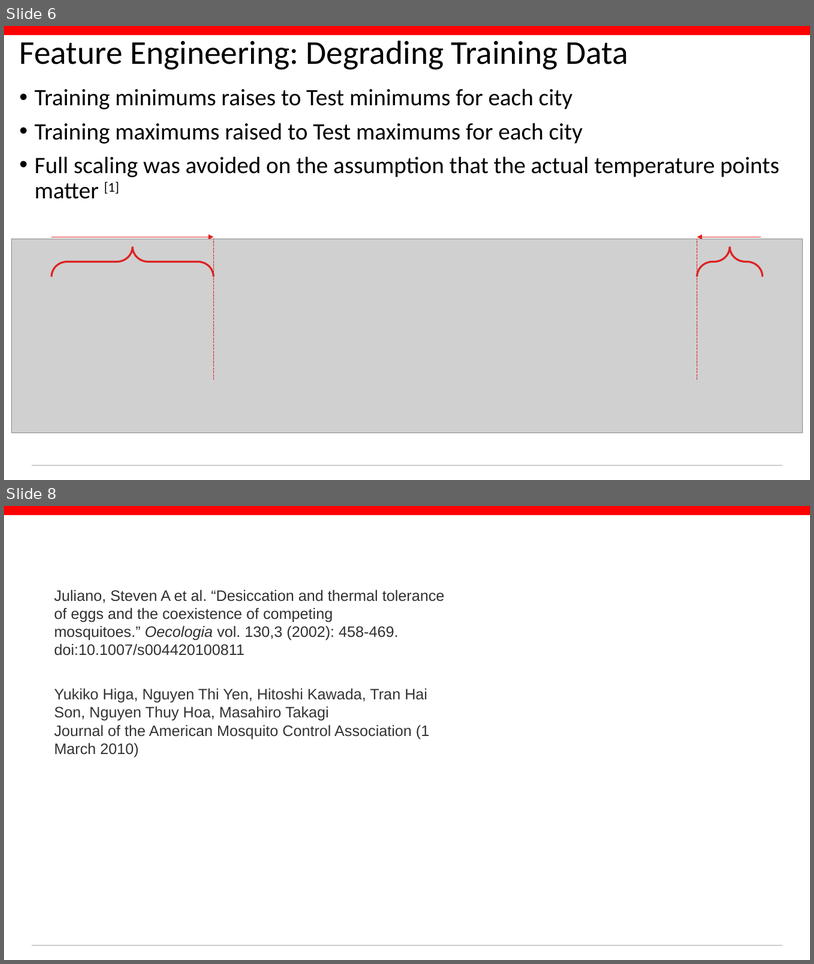
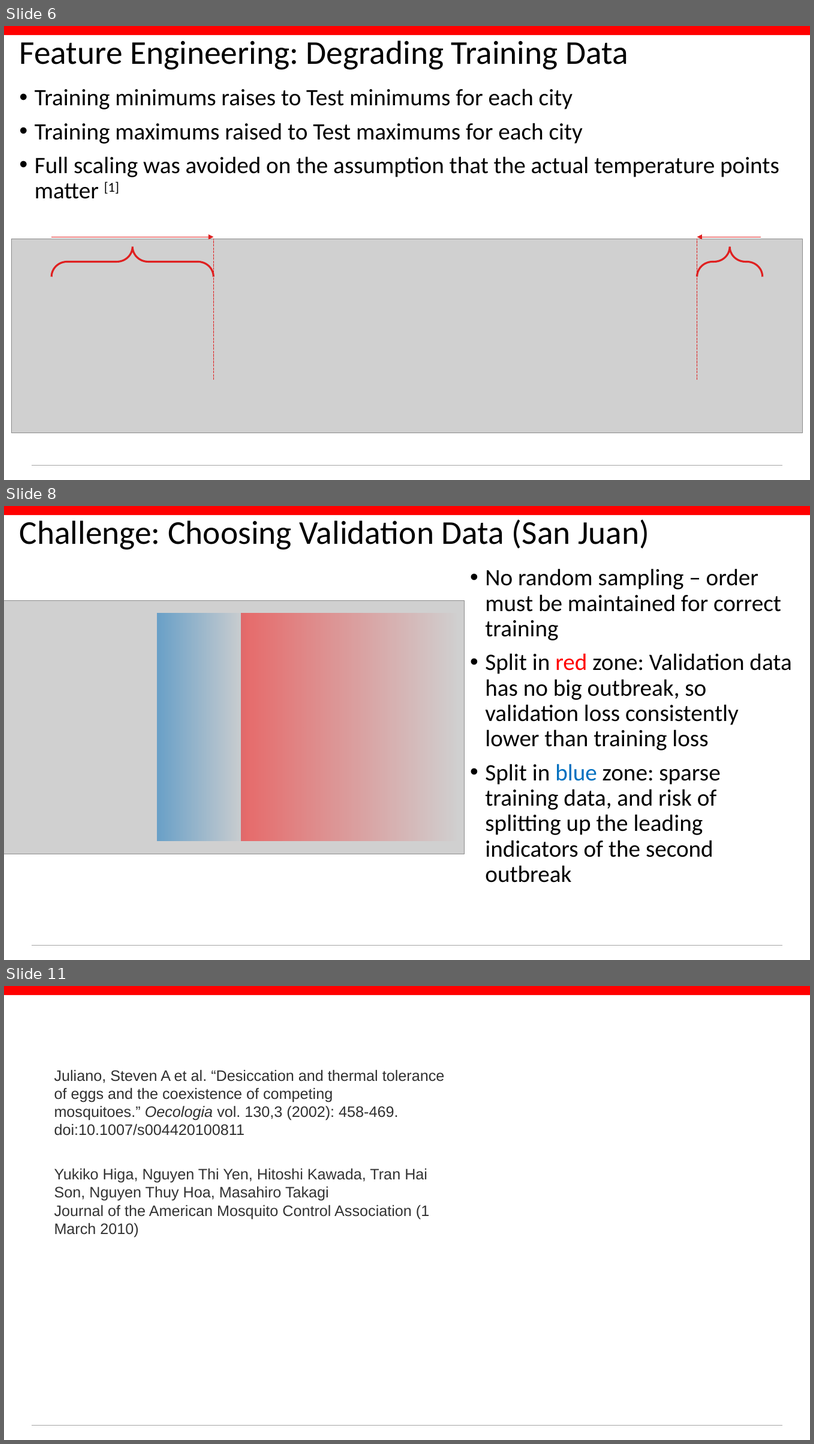
Before and after one commit to conditg/deng-ai, a slide deck: DengAI.pptx. Shown one above the other, each under a label of ours: slides 6 and 8 before the commit, slides 6, 8 and 11 after it; the slides between them are not shown. The pictures are 814x964 and 814x1444 pixels, drawn with LibreOffice and Linux fonts; fonts in the diff are those of the drawing; grey boxes stand for pictures; background and template pictures are left out. Boxes give left, top, right and bottom in pixels: in the first picture for what was removed or moved away, otherwise in the second. Text is boxed around its words. In the diff, an @@ line names an element or a change of style, - is before the commit and + after.

Commit message:
Walk Forward Validation demonstrated

```diff
--- a/DengAI.pptx
+++ b/DengAI.pptx
@@ slide 8 added at box(4, 506, 810, 960), background #FFFFFF; not listed: 2 template elements that a slide beside it also shows @@
@@ title added at box(20, 519, 650, 550), 39.6 pt, text #000000 @@
+Challenge: Choosing Validation Data (San Juan)
@@ text added at box(485, 568, 792, 882), 28 pt, text #000000 @@
+• No random sampling – order must be maintained for correct training
+• Split in red zone: Validation data has no big outbreak, so validation loss consistently lower than training loss
+• Split in blue zone: sparse training data, and risk of splitting up the leading indicators of the second outbreak
@@ picture added at box(4, 600, 464, 854) @@
@@ rectangle added at box(158, 613, 247, 841), fill gradient #0070C0 @@
@@ rectangle added at box(242, 613, 460, 841), fill gradient #FF0000 @@
@@ what was slide 8 is now slide 11 @@
```
Also in this commit, not shown: 1 slide changed, 2 other slides added.
